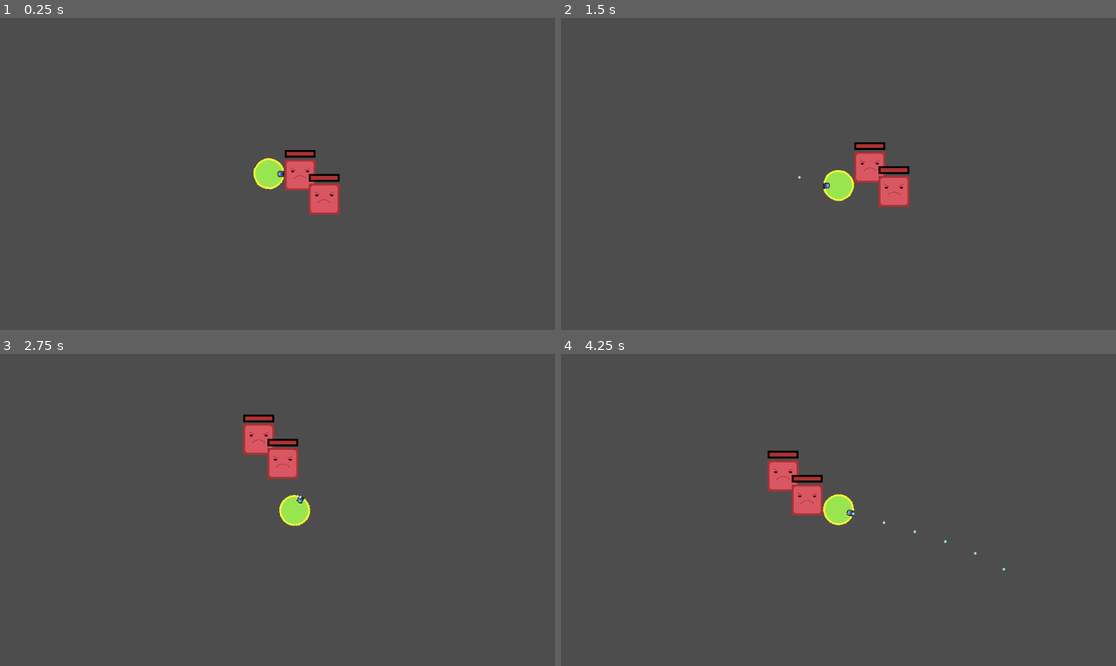
Above: before the commit, frames 1-4 (two rows, left to right).
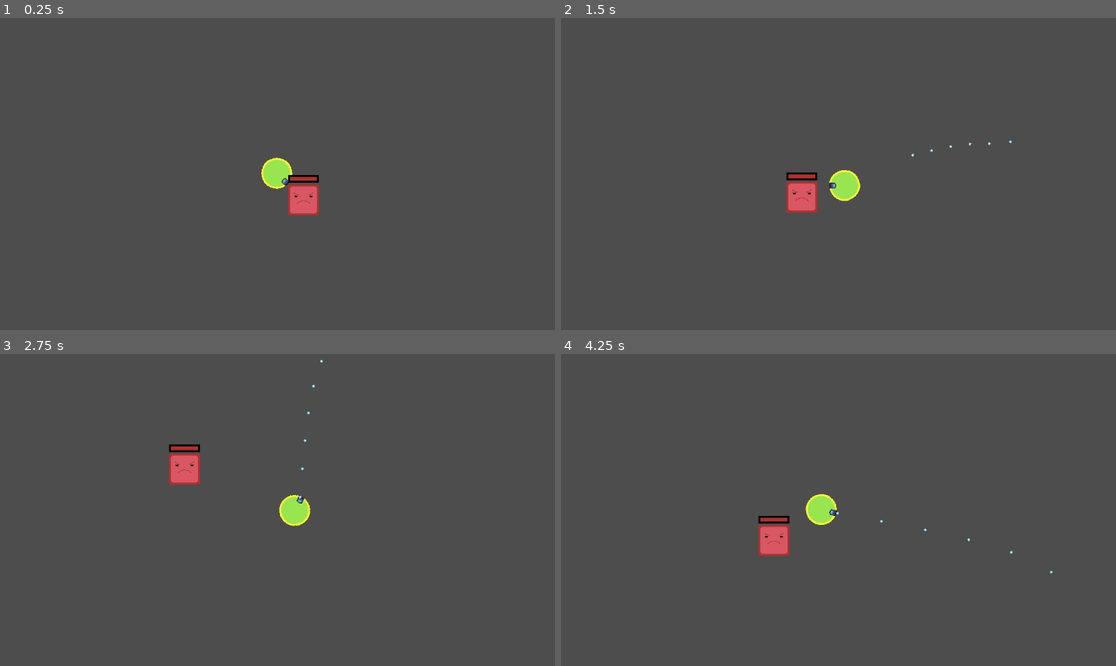
Above: after the commit, the same moments.

Repository: Mooballoono/Geometrical-Fighting
Game: Godot game, scene res://scenes/main.tscn
Same seed, same stepped clock (60 frames per second), same inputs: the game is played once before the commit and once after it.
Inputs (mouse positions are in pixels of both pictures, inside the frame that each line leads up to):
- Up to frame 1 (0.25 s): no input
- Up to frame 2 (1.5 s): move the mouse to (960, 158) at 0.52 s; press the mouse at (960, 158) at 0.53 s; hold D (right) 0.53-1.28 s; move the mouse to (727, 189) at 1.27 s; release the mouse at (727, 189) at 1.28 s; hold S (down) from 1.28 s (still down); click (727, 189) at 1.35 s
- Up to frame 3 (2.75 s): move the mouse to (333, 441) at 2.02 s; release S (down) at 2.03 s; press the mouse at (333, 441) at 2.03 s; hold D (right) from 2.03 s (still down)
- Up to frame 4 (4.25 s): move the mouse to (810, 572) at 2.77 s; release D (right) at 2.78 s; release the mouse at (810, 572) at 2.78 s; hold W (up) 2.78-3.53 s; click (810, 572) at 2.85 s; move the mouse to (1005, 556) at 3.52 s; press the mouse at (1005, 556) at 3.53 s; hold A (left) from 3.53 s (still down)

The runs differ from the first frame. In frame 1, 1.8% of the frame differs, in the area x 45-62%, y 42-64%; in frame 2, 2.4%; in frame 3, 2.1%; in frame 4, 2.6%, in the area x 35-89%, y 30-71%.
Error in both runs: Attempt to call function 'list_dir_begin' in base 'null instance' on a null instance. (res://scripts/boss1.gd:13)

Commit message:
oopsies forgot to remove something

Diff:
--- a/scenes/main.tscn
+++ b/scenes/main.tscn
@@ -1,8 +1,7 @@
-[gd_scene load_steps=4 format=3 uid="uid://gml67recnequ"]
+[gd_scene load_steps=3 format=3 uid="uid://gml67recnequ"]
 
 [ext_resource type="Script" path="res://scripts/main.gd" id="1_7jncj"]
 [ext_resource type="PackedScene" uid="uid://bs088ww010jfq" path="res://scenes/player.tscn" id="2_ayd13"]
-[ext_resource type="PackedScene" uid="uid://j34uwef5uhip" path="res://scenes/enemies/boss1.tscn" id="3_c8m5u"]
 
 [node name="Main" type="Node2D"]
 script = ExtResource("1_7jncj")
@@ -17,6 +16,4 @@
 
 [node name="Enemies" type="Node2D" parent="."]
 
-[node name="Boss1" parent="Enemies" instance=ExtResource("3_c8m5u")]
-
 [connection signal="bullet" from="Player" to="." method="_on_player_bullet"]
